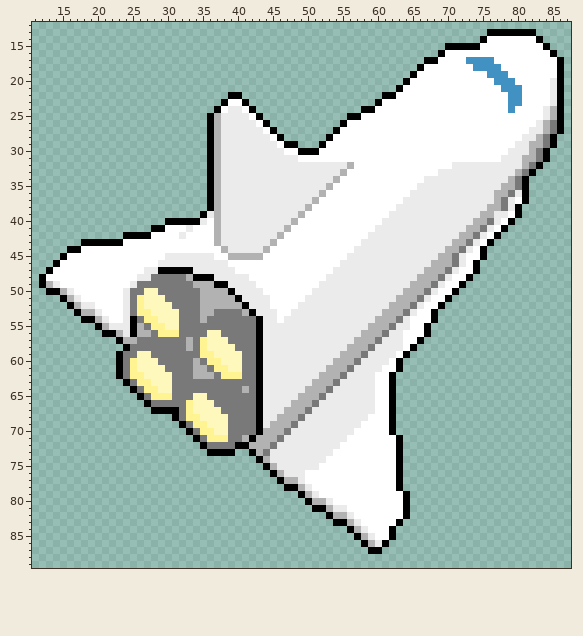
Pixel-art file, stored at img/tables/Space_shuttle.aseprite. The picture above is the old version.
96x96 pixels, 1 frame. Shown: x 11..87, y 12..89.
New version:
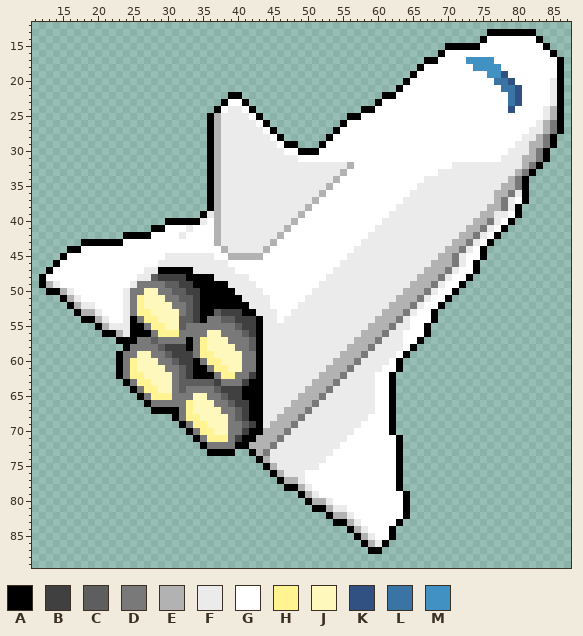
Palette (. is transparent): A #000000  B #404040  C #5e5e5e  D #797979  E #b2b2b2  F #ebebeb  G #ffffff  H #fff392  J #fff8bc  K #305182  L #3974a5  M #4192c3
The edit:
Layer "Shuttle":
y 19: x 78 M -> K
y 20: x 77..79 MMM -> LLK
y 21: x 78..80 MMM -> LLK
y 22..23: x 79..80 MM -> LK
y 24: x 79 M -> K
y 48: x 28..33 DDDDDE -> CBBBBA
y 49: x 30..36 DDDDEEE -> CCBBAAA
y 50: x 31..38 DDDDEEEE -> CCBBAAAA
y 51: x 32..39 DDDEEEEE -> CCBAAAAA
y 52: x 33..40 DDEEEEEE -> CBAAAAAA
y 53: x 33..41 DDEEDDDDE -> CBAACBBBA
y 54: x 32..35 DDDE -> CCBA; x 38..42 DDDDD -> CCBBB
y 55: x 26 E -> A; x 32 D -> C; x 40..42 DDD -> CBB
y 56: x 26..27 EE -> AA; x 41..42 DD -> CB
y 57: x 24..25 EE -> AA; x 28 D -> C; x 33 E -> A; x 42 D -> C
y 58: x 29..33 DDDDE -> CBBBA; x 42 D -> C
y 59: x 30..33 DDDD -> CBBB
y 60: x 31..34 DDDE -> CBBA
y 61: x 32..35 DDEE -> CBAA
y 62: x 32..36 DDEEE -> CBAAA; x 40 H -> D; x 42 D -> B
y 63: x 32..37 DDDDDD -> CCCCCB; x 41..42 DD -> BA
y 64: x 32 D -> C; x 37..42 DDDDED -> CBBBAA
y 65: x 38..42 DDDDD -> CBBAA
y 66: x 39..42 DDDD -> CBBA
y 67..68: x 40..42 DDD -> CBA
y 69: x 41..42 DD -> CB
y 70: x 41..42 DD -> BA
y 71: x 40..41 DE -> BA
